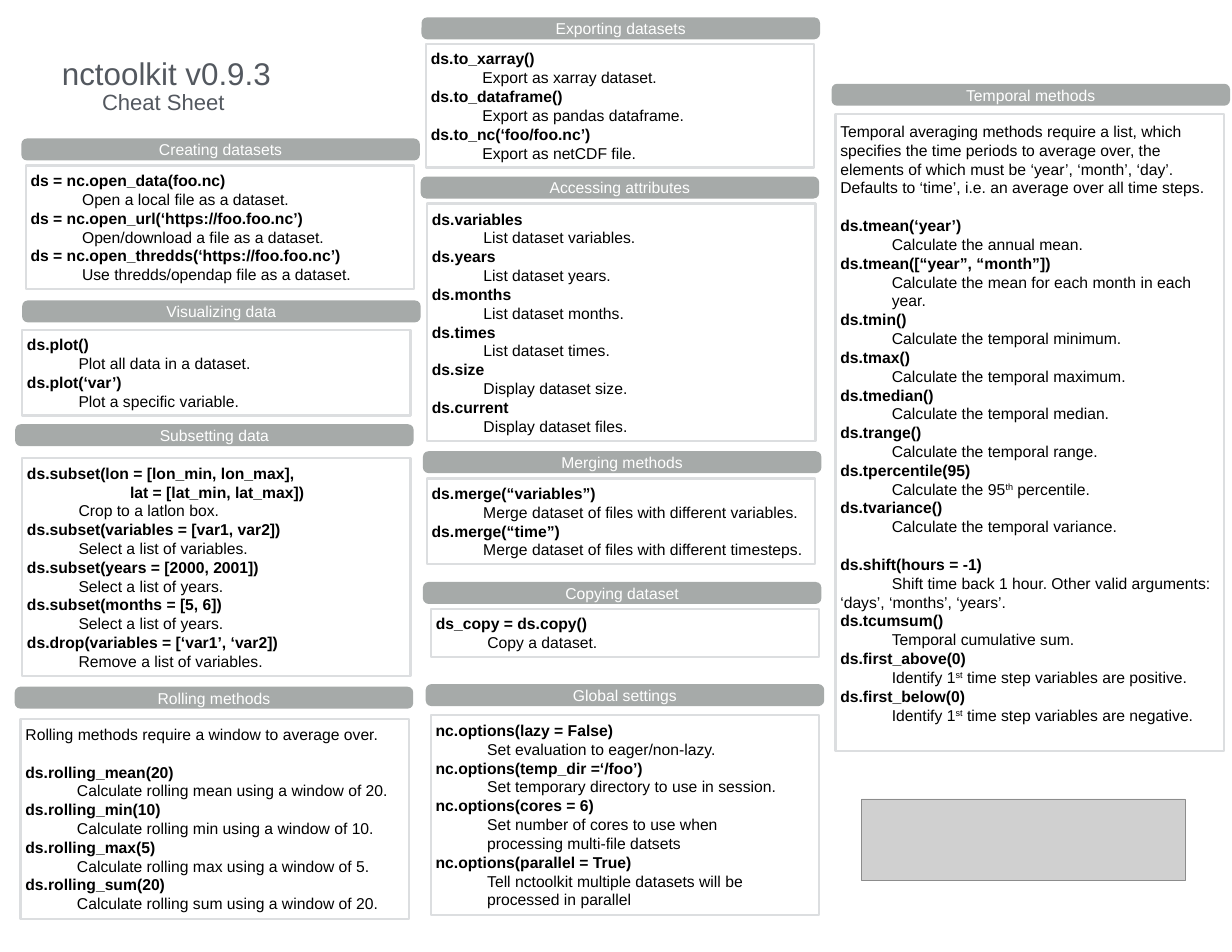
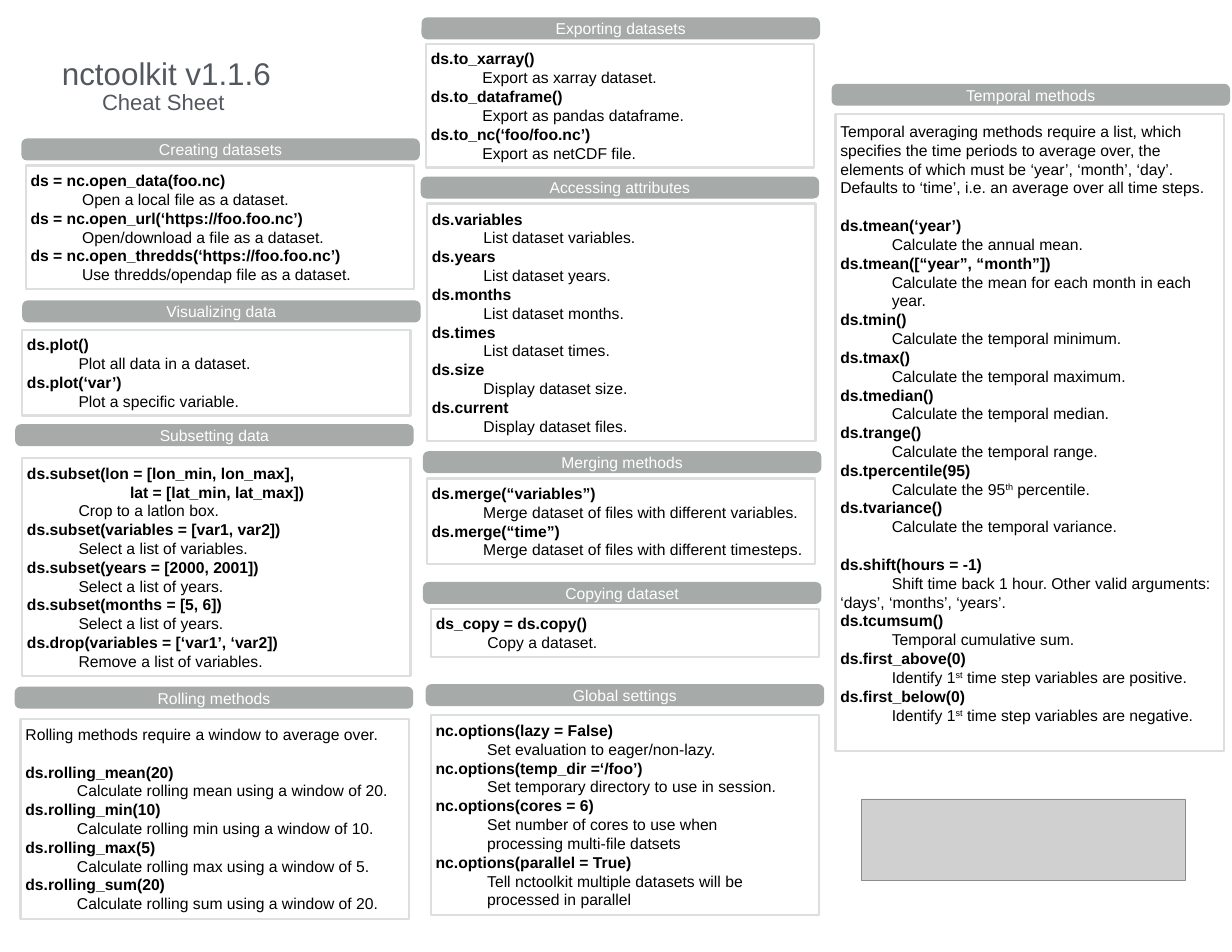
Before and after one commit to pmlmodelling/nctoolkit, a slide deck: slide 1 of cheatsheet/nctoolkit_cheatsheet.pptx. Drawn at 1232x952 pixels with LibreOffice and Linux fonts; fonts in the diff are those of the drawing; grey boxes stand for pictures. Boxes give left, top, right and bottom in pixels: in the first picture for what was removed or moved away, otherwise in the second. Text is boxed around its words. In the diff, an @@ line names an element or a change of style, - is before the commit and + after.

Commit message:
update version number in cheat sheets

```diff
--- a/cheatsheet/nctoolkit_cheatsheet.pptx
+++ b/cheatsheet/nctoolkit_cheatsheet.pptx
@@ title at [62,62,270,86]: text changed @@
-nctoolkit v0.9.3
+nctoolkit v1.1.6
```
Also in this commit, not shown: 1 other file.
